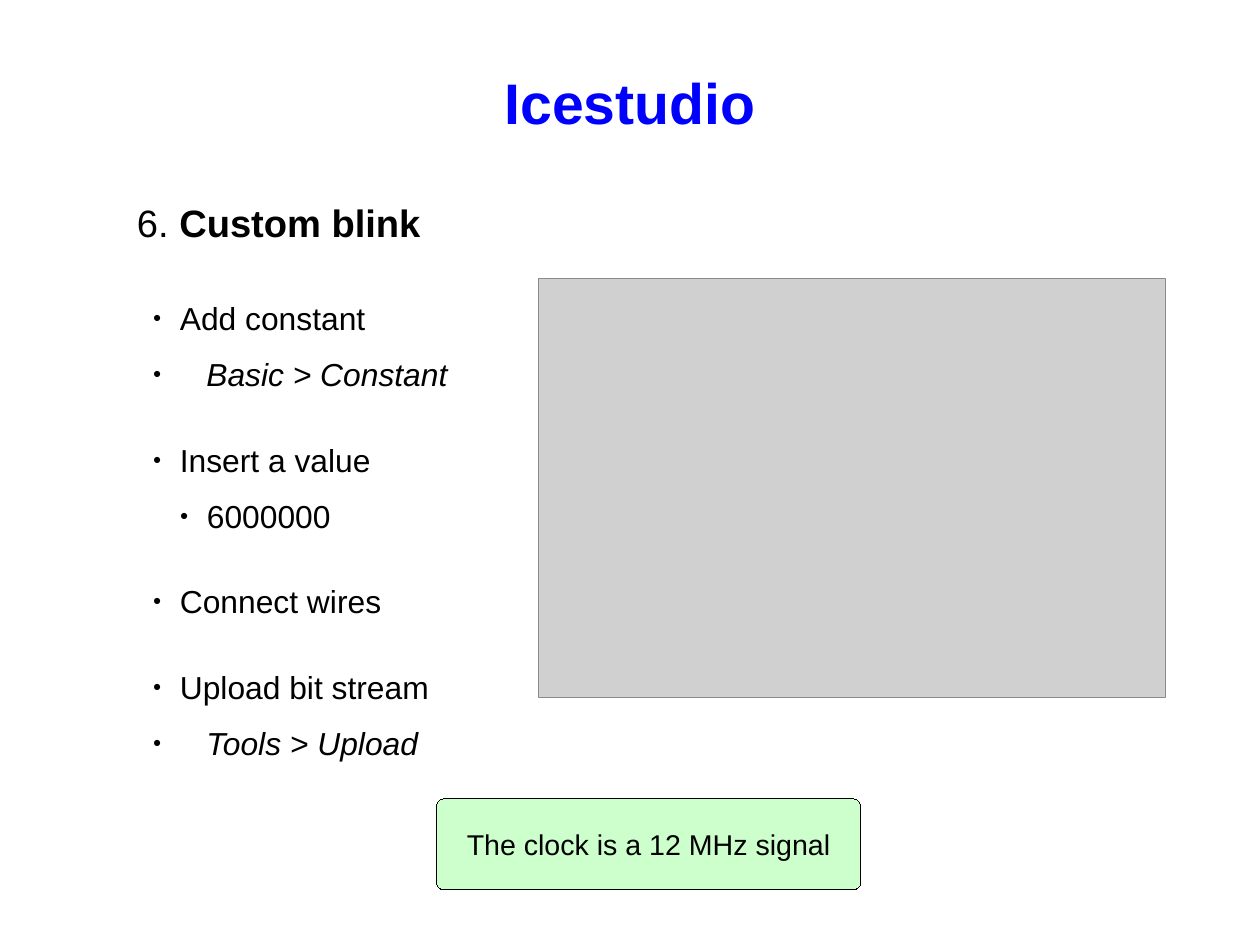
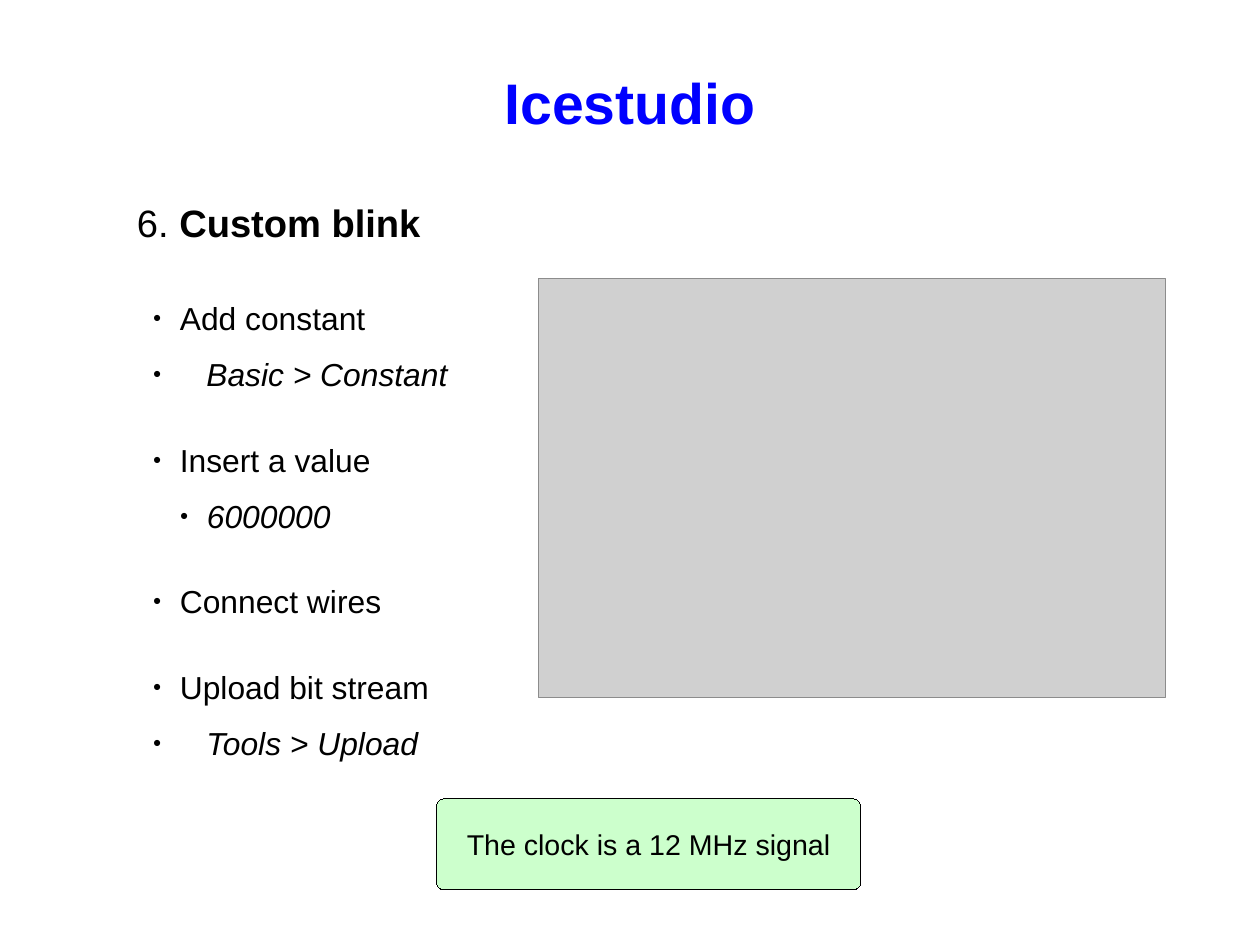
Before and after one commit to FPGAwars/workshops, a slide deck: slide 13 of 2016-12-10-OurenseMakersLab/presentation/slides.odp (slide 11 before the commit). Drawn at 1260x945 pixels with LibreOffice and Linux fonts; fonts in the diff are those of the drawing; grey boxes stand for pictures. Boxes give left, top, right and bottom in pixels: in the first picture for what was removed or moved away, otherwise in the second. Text is boxed around its words. In the diff, an @@ line names an element or a change of style, - is before the commit and + after.

```diff
--- a/2016-12-10-OurenseMakersLab/presentation/slides.odp
+++ b/2016-12-10-OurenseMakersLab/presentation/slides.odp
@@ text at [207, 505, 331, 529]: italic on in "6000000" @@
```
Also in this commit, not shown: 3 other slides changed, 2 slides added, 3 other files.
